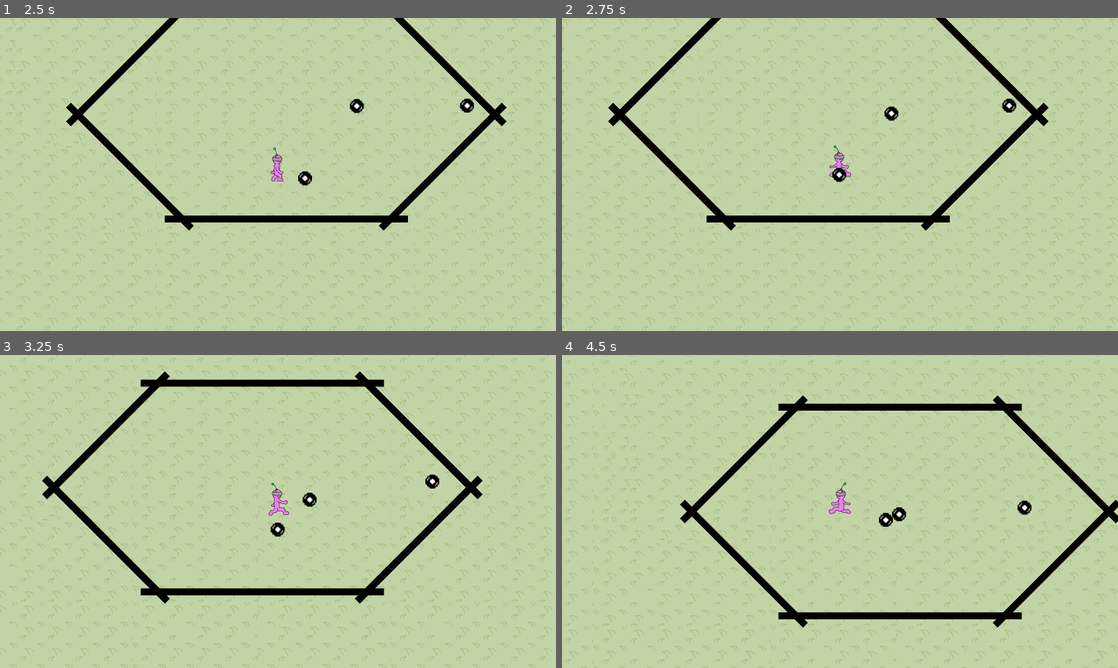
Above: before the commit, frames 1-4 (two rows, left to right).
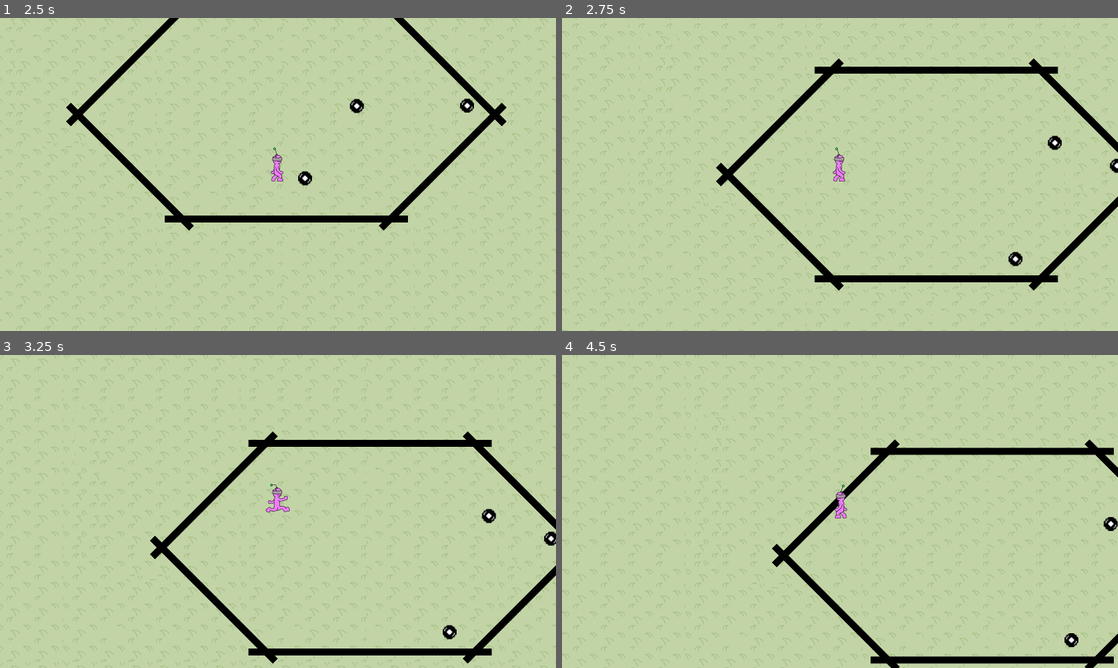
Above: after the commit, the same moments.

Repository: Avantir-Chaosfire/WetBlueberry_GMTK-Jam-2020
Game: Godot game, scene res://scene/world/World.tscn
The game is run twice, just before and just after one commit, with the same random seed, the same clock (stepped at 60 frames per second) and the same inputs.
Inputs:
- Up to frame 1 (2.5 s): tap Enter at 0.5 s; hold D (move_right) 0.53-1.28 s; hold S (move_down) 1.28-2.03 s; hold D (move_right) from 2.03 s (still down)
- Up to frame 2 (2.75 s): keep holding D (move_right)
- Up to frame 3 (3.25 s): release D (move_right) at 2.78 s; hold W (move_up) from 2.78 s (still down)
- Up to frame 4 (4.5 s): release W (move_up) at 3.53 s; hold A (move_left) from 3.53 s (still down)

Frame 1 is identical in both runs. In frame 2, 15% of the frame differs, in the area x 0-100%, y 0-100%; in frame 3, 16%; in frame 4, 15%.

Commit message:
Restarts level when player gets hit

Diff:
--- a/scene/object/player/Body.gd
+++ b/scene/object/player/Body.gd
@@ -2,6 +2,7 @@
 
 onready var animationPlayer = get_node("AnimationPlayer")
 onready var sprite = get_node("Sprite")
+onready var world = get_node("../../../..")
 
 const MovementSpeed = 230
 
@@ -38,4 +39,4 @@
 	return to_global(Vector2())
 
 func Damage():
-	print("hit")
+	world.FailLevel()
--- a/scene/world/World.gd
+++ b/scene/world/World.gd
@@ -85,3 +85,6 @@
 
 func depthComparison(a, b):
 	return a.getGlobalPosition().y < b.getGlobalPosition().y
+
+func FailLevel():
+	restartLevel()
